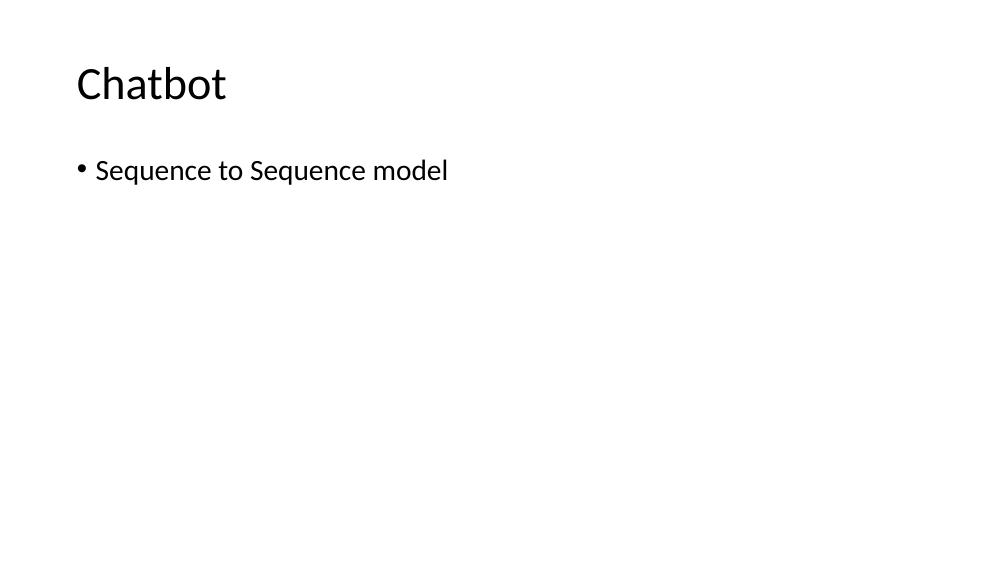
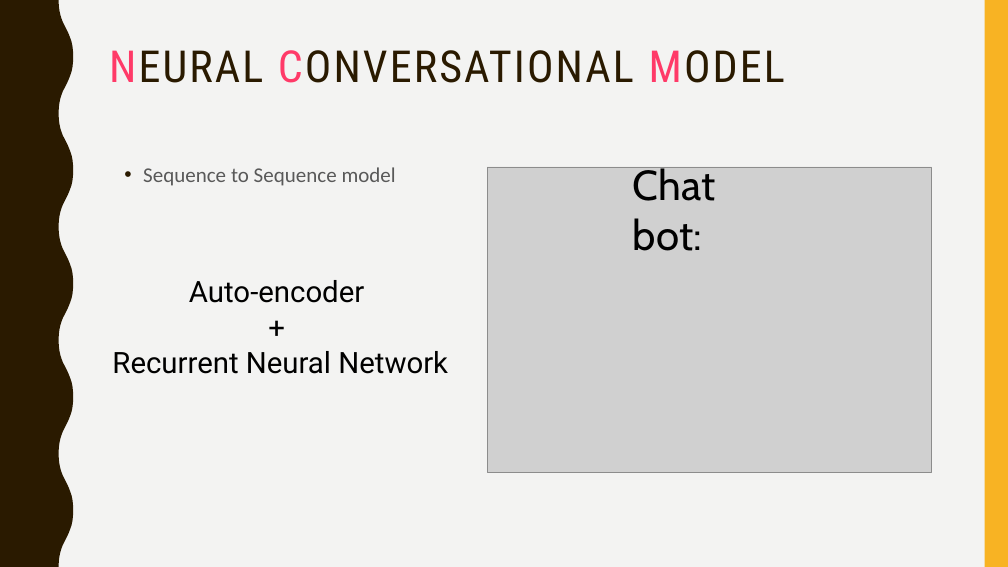
Before and after one commit to tonyabracadabra/Deep-Bayesian-Learning-10708, a slide deck: slide 4 of presentation.pptx (slide 3 before the commit). Drawn at 1008x567 pixels with LibreOffice and Linux fonts; fonts in the diff are those of the drawing; grey boxes stand for pictures. Boxes give left, top, right and bottom in pixels: in the first picture for what was removed or moved away, otherwise in the second. Text is boxed around its words. In the diff, an @@ line names an element or a change of style, - is before the commit and + after.

```diff
--- a/presentation.pptx
+++ b/presentation.pptx
@@ background #FFFFFF to #F3F3F2 @@
@@ freeform shape added at bbox=[0, 0, 73, 567], fill #2A1A00 @@
@@ rectangle added at bbox=[985, 0, 1008, 567], fill #F8B323 @@
@@ title "NEURAL CONVERSATIONAL MODEL" at bbox=[109, 50, 785, 83]: vertical alignment middle to top @@
@@ title at bbox=[109, 50, 785, 83]: text changed; size 44 to 42 pt; font Calibri to Roboto Condensed; text colour #000000 to #2A1A00 @@
-Chatbot
+NEURAL CONVERSATIONAL MODEL
@@ text "Sequence to Sequence model": place and size @@
-text "Sequence to Sequence model" at bbox=[96, 159, 449, 185]
+text "Sequence to Sequence model" at bbox=[143, 167, 396, 186]
@@ text "Sequence to Sequence model" at bbox=[143, 167, 396, 186]: size 28 to 20 pt, text colour #000000 to #595959; line spacing 0.9 to 1.1; less space between paragraphs @@
@@ picture added at bbox=[487, 167, 932, 473] @@
@@ text added at bbox=[625, 155, 728, 213], 40 pt, text #000000 @@
+Chatbot:
@@ text added at bbox=[112, 280, 448, 374], 28 pt, text #000000 @@
+Auto-encoder
++
+Recurrent Neural Network
```
Also in this commit, not shown: 1 other slide changed, 12 slides added, 2 slides removed, 17 other files.
